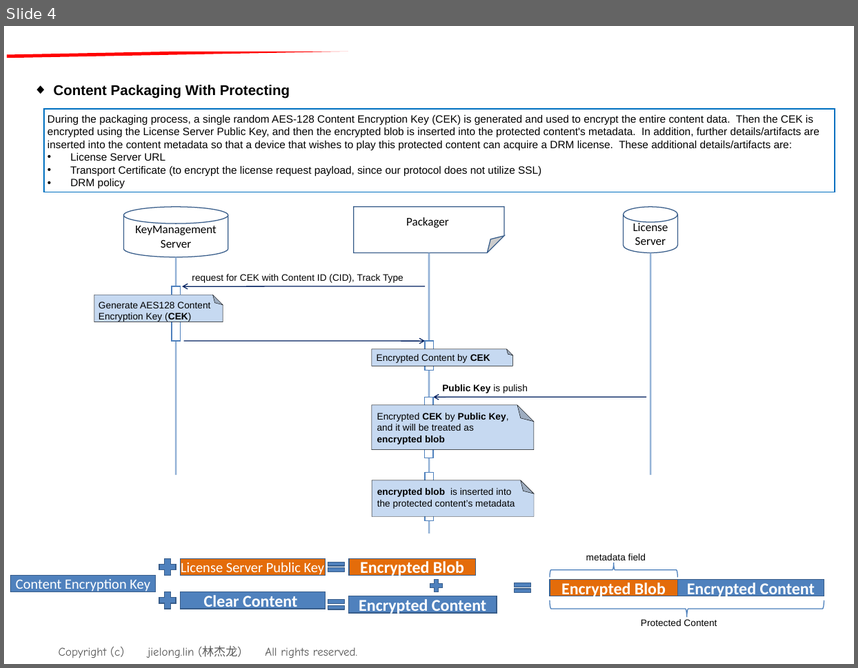
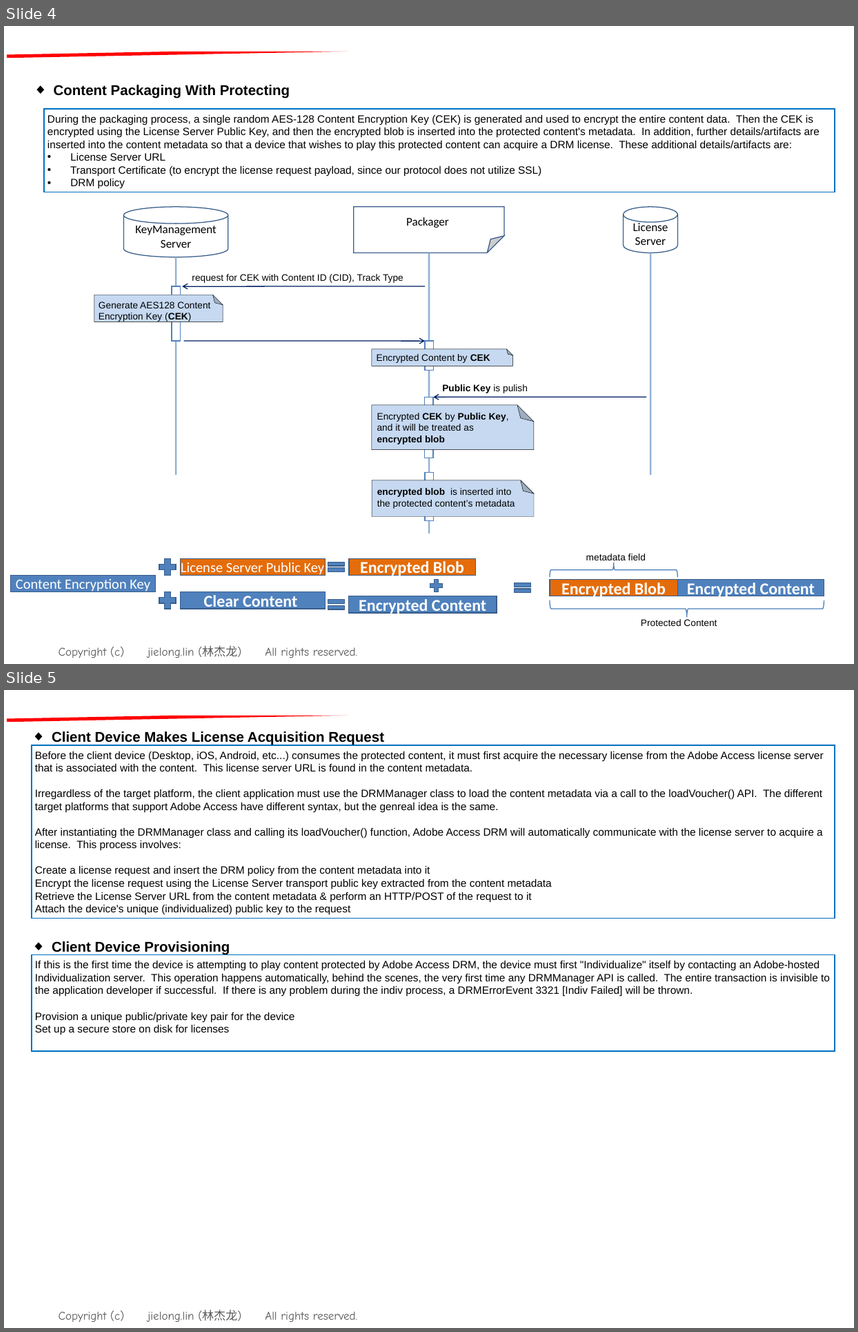
Before and after one commit to qq1624646454/philipstv_tpv, a slide deck: Drm_Mechanism.ppt. Shown one above the other, each under a label of ours: slide 4 before the commit, slides 4 and 5 after it. The pictures are 858x668 and 858x1332 pixels, drawn with LibreOffice and Linux fonts; fonts in the diff are those of the drawing; background and template pictures are left out. Boxes give left, top, right and bottom in pixels: in the first picture for what was removed or moved away, otherwise in the second. Text is boxed around its words. In the diff, an @@ line names an element or a change of style, - is before the commit and + after.

```diff
--- a/Drm_Mechanism.ppt
+++ b/Drm_Mechanism.ppt
@@ slide 5 added at (x1=4, y1=690, x2=854, y2=1328), background #FFFFFF; not listed: 2 template elements that a slide beside it also shows @@
@@ rectangle added at (x1=31, y1=745, x2=835, y2=918), fill #FFFFFF, outline #0070C0 0.74 pt, 9 pt, text #000000 @@
+Before the client device (Desktop, iOS, Android, etc...) consumes the protected content, it must first acquire the necessary license from the Adobe Access license server that is associated with the content. This license server URL is found in the content metadata.
+Irregardless of the target platform, the client application must use the DRMManager class to load the content metadata via a call to the loadVoucher() API. The different target platforms that support Adobe Access have different syntax, but the genreal idea is the same.
+After instantiating the DRMManager class and calling its loadVoucher() function, Adobe Access DRM will automatically communicate with the license server to acquire a license. This process involves:
+Create a license request and insert the DRM policy from the content metadata into it
+Encrypt the license request using the License Server transport public key extracted from the content metadata
+Retrieve the License Server URL from the content metadata & perform an HTTP/POST of the request to it
+Attach the device's unique (individualized) public key to the request
@@ text added at (x1=52, y1=731, x2=384, y2=745), 12 pt, text #000000, bold @@
+◆ Client Device Makes License Acquisition Request
@@ rectangle added at (x1=31, y1=954, x2=835, y2=1050), fill #FFFFFF, outline #0070C0 0.74 pt, 9 pt, text #000000 @@
+If this is the first time the device is attempting to play content protected by Adobe Access DRM, the device must first "Individualize" itself by contacting an Adobe-hosted Individualization server. This operation happens automatically, behind the scenes, the very first time any DRMManager API is called. The entire transaction is invisible to the application developer if successful. If there is any problem during the indiv process, a DRMErrorEvent 3321 [Indiv Failed] will be thrown.
+Provision a unique public/private key pair for the device
+Set up a secure store on disk for licenses
@@ text added at (x1=52, y1=941, x2=230, y2=955), 12 pt, text #000000, bold @@
+◆ Client Device Provisioning
```
Also in this commit, not shown: 3 slides changed, 2 other slides added, 1 other file.
